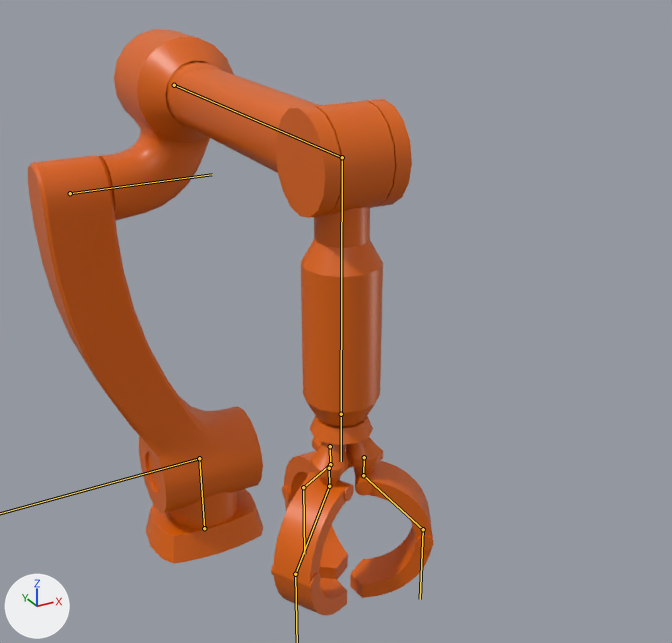
A saved change to the glTF model assets/environment/robotv01.gltf.
Rendered twice from a 50 mm camera at (-2.34, -6.75, 5.15) aimed at (0.84, -0.97, 2.26). Arrows for +X, +Y and +Z are at lower left; the lights stay in place. The bones that bend it are drawn over the model as lines.

Names of what the first picture shows: 'robot'.
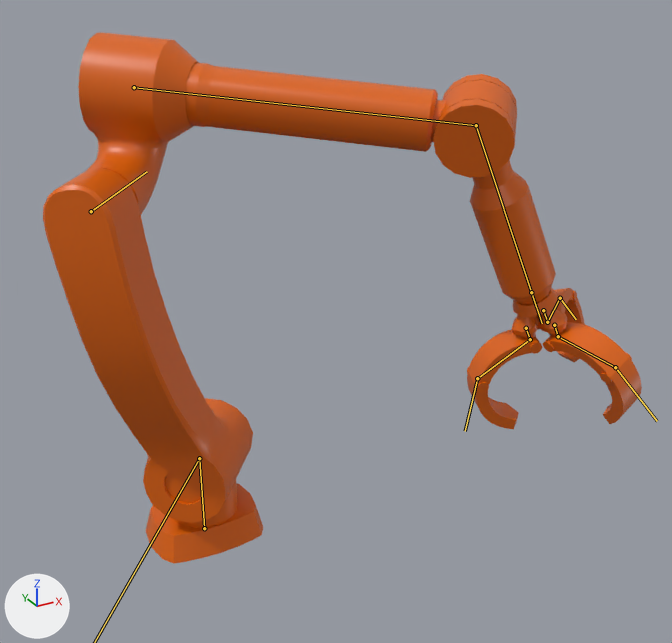
The newer file adds an action. The first version stands in its rest pose; the second is drawn at frame 12 of the action 'robotWorking'.

What the commit changed:
Bone 'armCurved' (bone_armcurved) turns from (0, 0, 0) to (0, 8, 51) degrees about its own x, y and z.
Bone 'shoulder' (bone_shoulder) turns from (0, 0, 0) to (0, 13, 0) degrees about its own x, y and z.
Bone 'armHorizontal' (bone_armhorizontal) turns from (0, 0, 0) to (0, 15, 0) degrees about its own x, y and z.
Bone 'armDangling' (bone_armdangling) turns from (0, 0, 0) to (-24, 0, 0) degrees about its own x, y and z.
Bone 'cuff' (bone_cuff) turns from (0, 0, 0) to (0, -23, 0) degrees about its own x, y and z.
Bone 'fingerA.002' (bone_fingera_002) turns from (0, 0, 0) to (30, 0, 0) degrees about its own x, y and z.
Bone 'fingerB.002' (bone_fingerb_002) turns from (0, 0, 0) to (30, 0, 0) degrees about its own x, y and z.
Bone 'fingerC.002' (bone_fingerc_002) turns from (0, 0, 0) to (30, 0, 0) degrees about its own x, y and z.

Location of each change, [x1, y1, x2, y2] in pixels of the pictures (672 x 643 px):
'robot', posed (48% wider, 10% shorter)
    before: [28, 29, 433, 616]
    after: [43, 33, 642, 564]
bone 'shoulder', root to tip
    before: (70, 193) to (212, 174)
    after: (91, 211) to (147, 171)
bone 'armHorizontal', root to tip
    before: (174, 85) to (342, 157)
    after: (134, 87) to (476, 125)
bone 'armDangling', root to tip
    before: (342, 157) to (341, 414)
    after: (476, 125) to (531, 292)
bone 'cuff', root to tip
    before: (341, 414) to (341, 461)
    after: (531, 292) to (542, 323)
bone 'fingerA.002', root to tip
    before: (330, 464) to (303, 487)
    after: (530, 339) to (477, 378)
bone 'fingerB.002', root to tip
    before: (329, 486) to (295, 574)
    after: (558, 336) to (615, 367)
bone 'fingerC.002', root to tip
    before: (363, 475) to (423, 529)
    after: (547, 322) to (560, 298)
